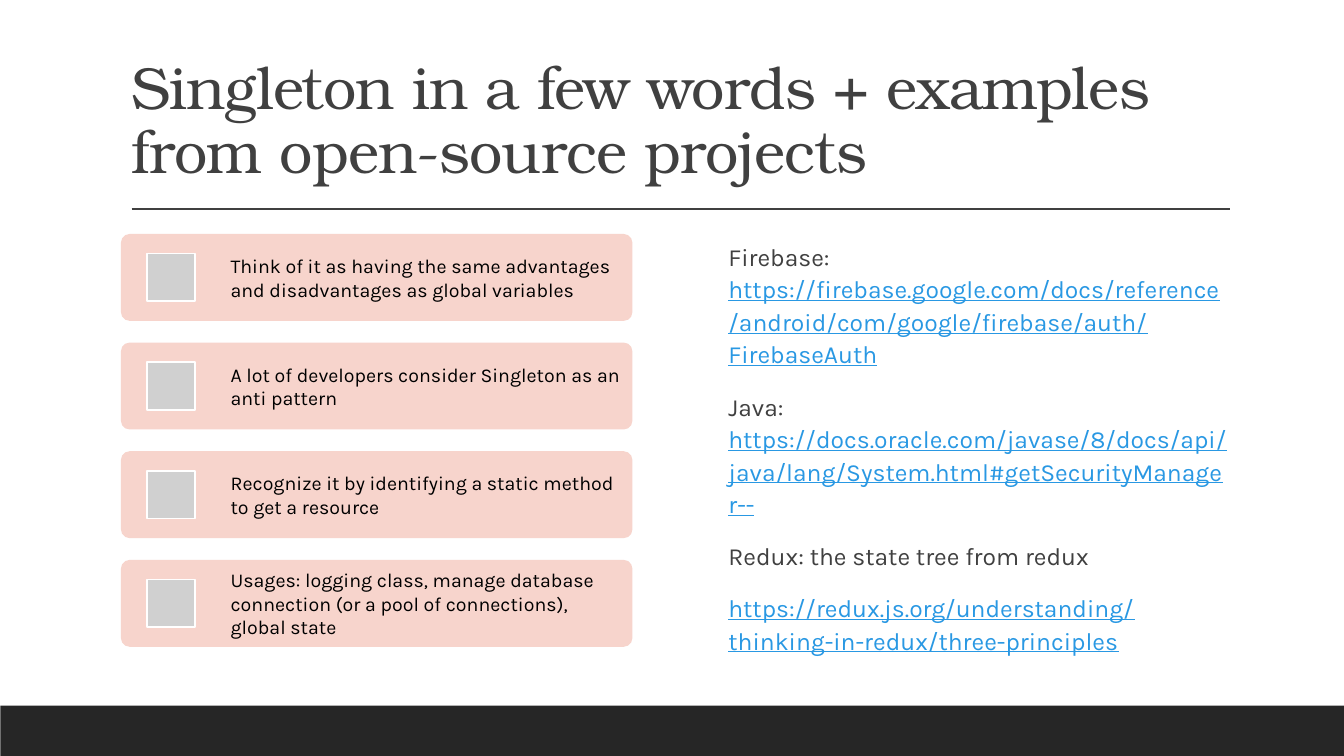
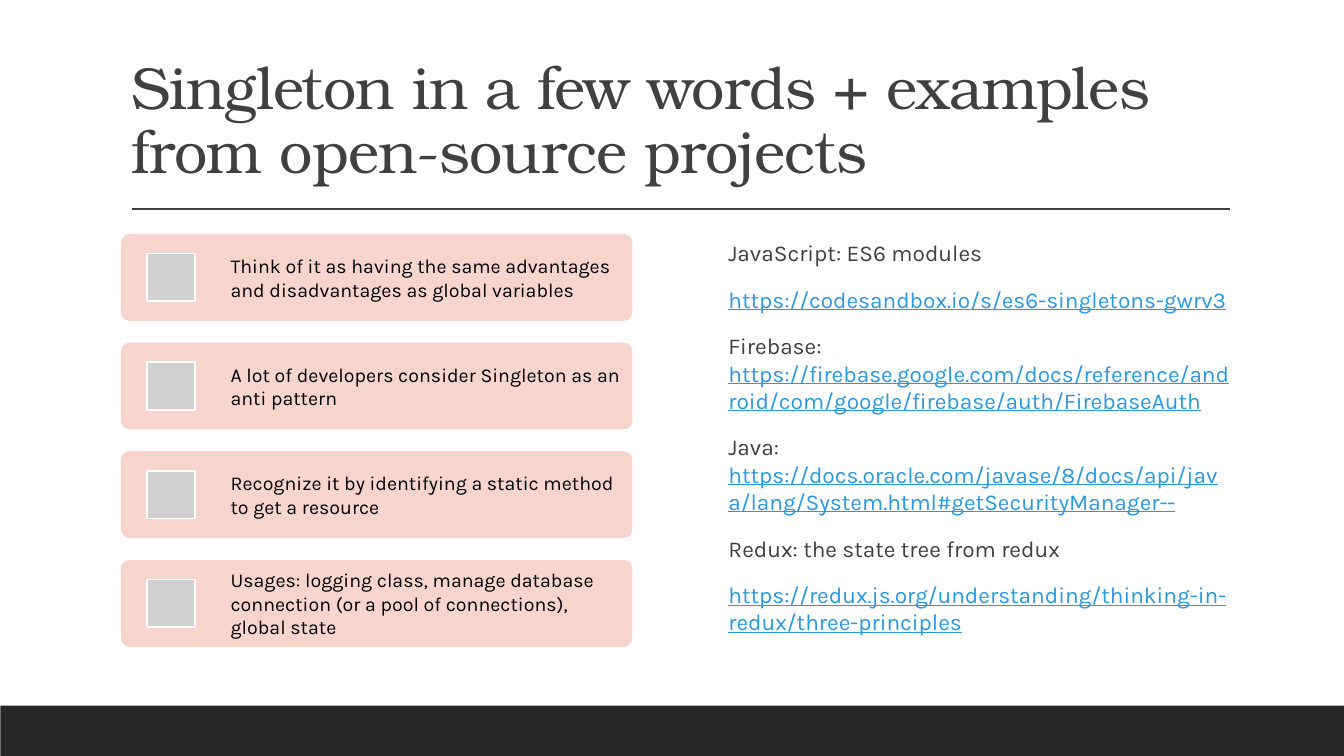
Before and after one commit to amturian/design-patterns, a slide deck: slide 12 of PPT Presentations/DesignPatterns-Lab1-CreationalPatterns.pptx. Drawn at 1344x756 pixels with LibreOffice and Linux fonts; fonts in the diff are those of the drawing; grey boxes stand for pictures. Boxes give left, top, right and bottom in pixels: in the first picture for what was removed or moved away, otherwise in the second. Text is boxed around its words. In the diff, an @@ line names an element or a change of style, - is before the commit and + after.

```diff
--- a/PPT Presentations/DesignPatterns-Lab1-CreationalPatterns.pptx
+++ b/PPT Presentations/DesignPatterns-Lab1-CreationalPatterns.pptx
@@ text at (x1=728, y1=245, x2=1226, y2=314): paragraphs added @@
+  JavaScript: ES6 modules
+  https://codesandbox.io/s/es6-singletons-gwrv3
@@ text at (x1=728, y1=338, x2=1229, y2=636): size 17.6 to 16.1 pt in "Firebase: https://firebase.google.com/docs/reference/android ...", "Java: https://docs.oracle.com/javase/8/docs/api/java/lang/Sy ...", "Redux: the state tree from redux", "https://redux.js.org/understanding/thinking-in-redux/three-p ..."; line spacing 1.1 to 1 @@
```
Also in this commit, not shown: 1 other slide changed, 1 other file.
